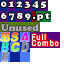
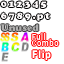
Comparing the layer stacks of the two 64px x 64px images. Changes:
painted on "Full Combo" over <box>32,33,59,46</box>
added group "Flip" (1st of 2) with 1 layers above "レイヤー 2" over <box>32,50,51,60</box>
added layer "Flip" (2nd of 2, in "Flip") in group "Flip" over <box>32,50,51,60</box>
hid "レイヤー 2" over <box>0,0,60,62</box>
